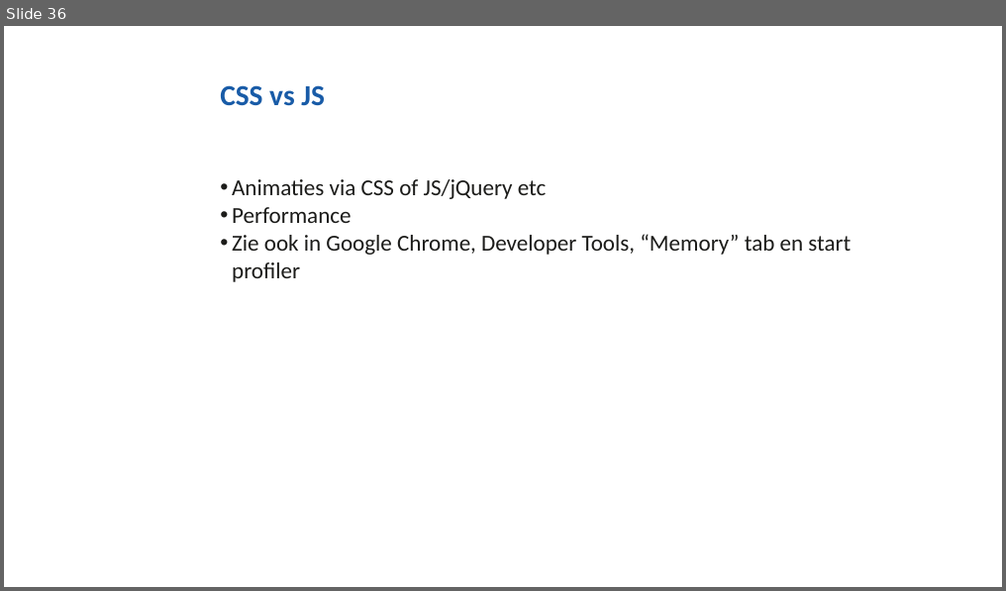
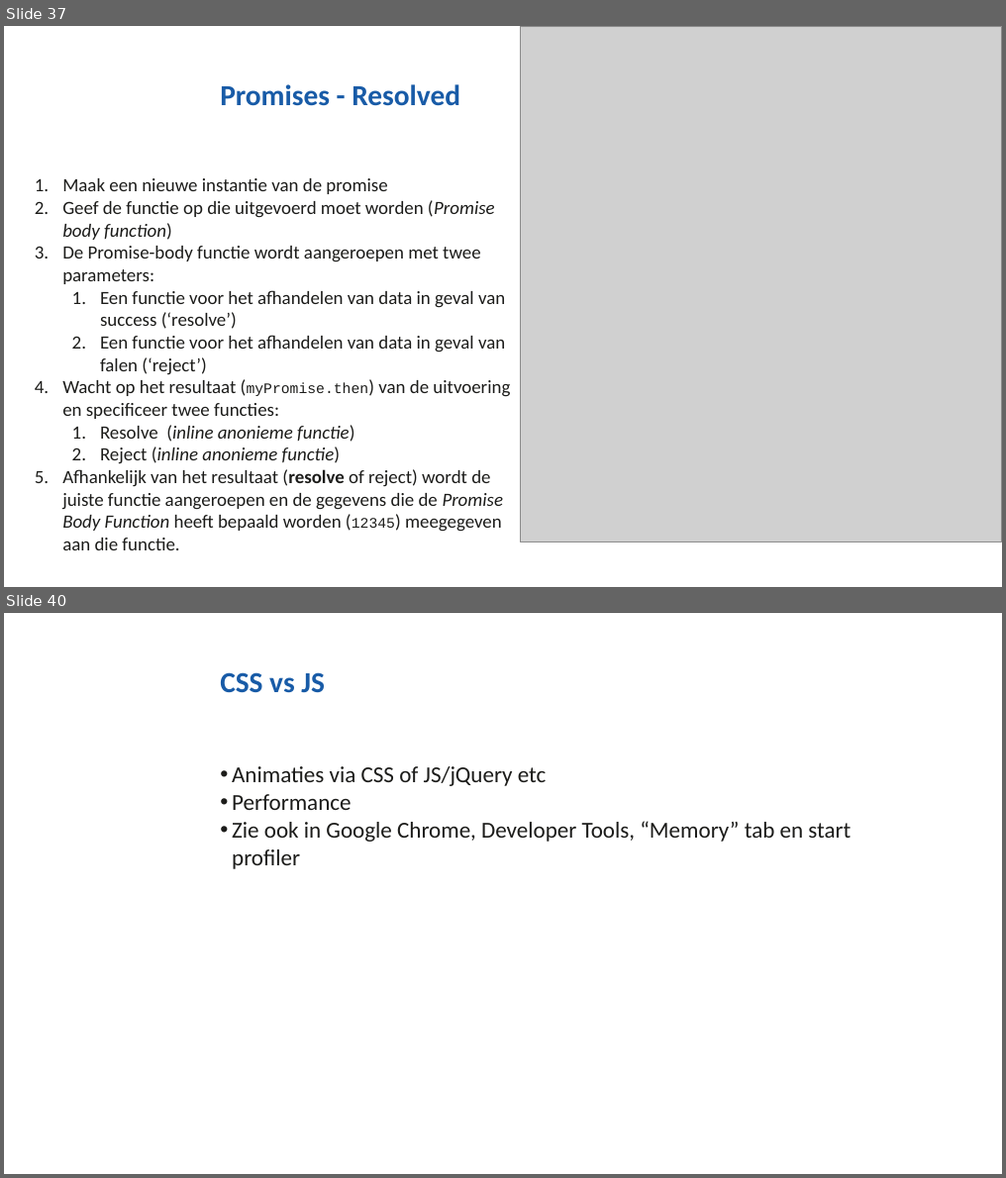
Before and after one commit to NHLStenden/Flex-WebDevelopment-FrontEndDevelopment, a slide deck: Presentatie/Front-End Development.pptx. Shown one above the other, each under a label of ours: slide 36 before the commit, slides 37 and 40 after it; the slides between them are not shown. The pictures are 1006x591 and 1006x1178 pixels, drawn with LibreOffice and Linux fonts; fonts in the diff are those of the drawing; grey boxes stand for pictures; background and template pictures are left out. Boxes give left, top, right and bottom in pixels: in the first picture for what was removed or moved away, otherwise in the second. Text is boxed around its words. In the diff, an @@ line names an element or a change of style, - is before the commit and + after.

Commit message:
Nieuwe presentatie + afbeeldingen + originelen (drawio)

```diff
--- a/Presentatie/Front-End Development.pptx
+++ b/Presentatie/Front-End Development.pptx
@@ slide 37 added at (4, 26, 1002, 587), background #FFFFFF @@
@@ picture added at (521, 27, 1002, 543) @@
@@ title added at (220, 84, 460, 106), 28 pt, text #185BA7, bold @@
+Promises - Resolved
@@ text added at (62, 178, 510, 551), 18 pt, text #1C1C1A @@
+1. Maak een nieuwe instantie van de promise
+2. Geef de functie op die uitgevoerd moet worden (Promise body function)
+3. De Promise-body functie wordt aangeroepen met twee parameters:
+  1. Een functie voor het afhandelen van data in geval van success (‘resolve’)
+  2. Een functie voor het afhandelen van data in geval van falen (‘reject’)
+4. Wacht op het resultaat (myPromise.then) van de uitvoering en specificeer twee functies:
+  1. Resolve (inline anonieme functie)
+  2. Reject (inline anonieme functie)
+5. Afhankelijk van het resultaat (resolve of reject) wordt de juiste functie aangeroepen en de gegevens die de Promise Body Function heeft bepaald worden (12345) meegegeven aan die functie.
@@ what was slide 36 is now slide 40 @@
```
Also in this commit, not shown: 3 other slides added, 3 other files.
